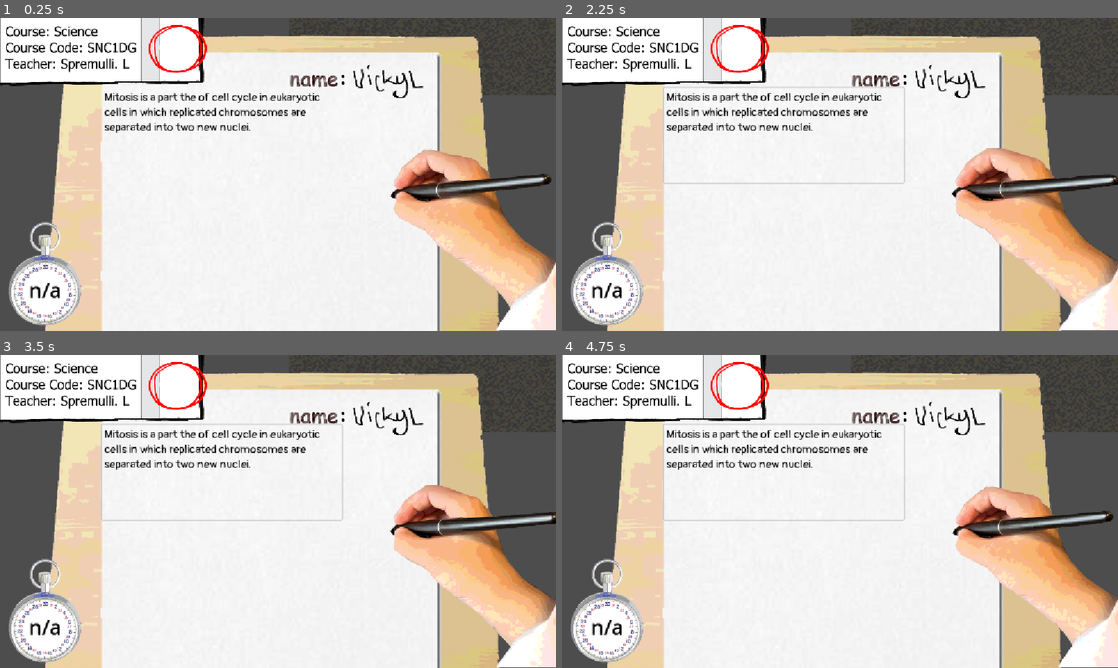
Above: before the commit, frames 1-4 (two rows, left to right).
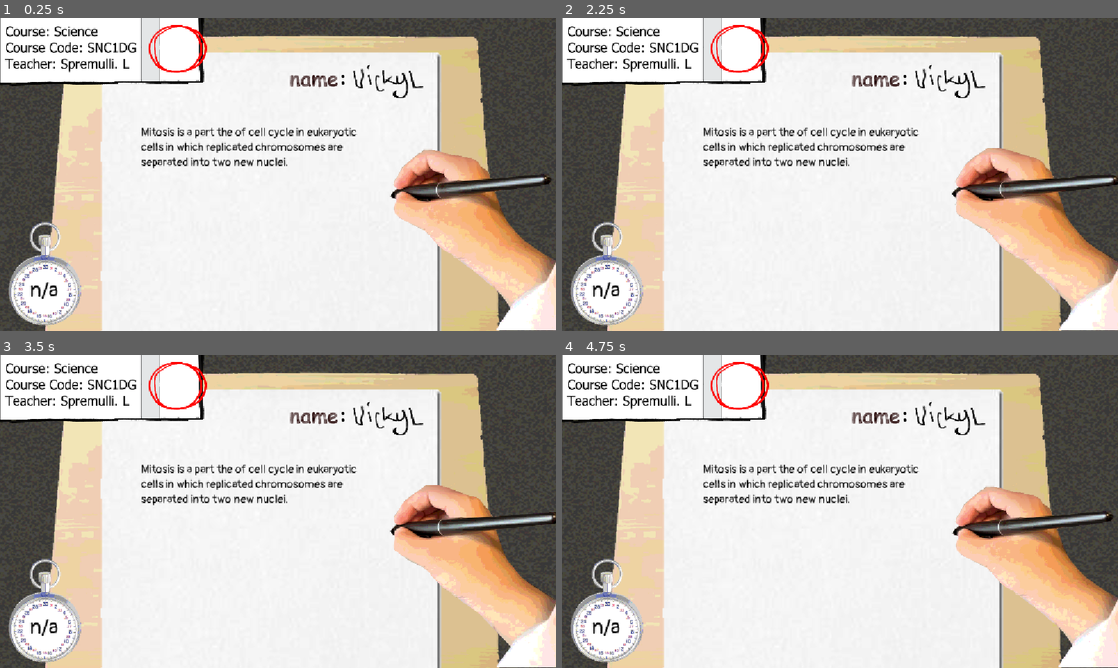
Above: after the commit, the same moments.

Repository: Vick-St3r/haven-keyboard
Game: Godot game, scene res://scenes/main_game.tscn
Two runs of this game, one before a commit and one after it. Both use one fixed random seed, a clock stepped at 60 frames per second and the inputs below.
Inputs (mouse positions are in pixels of both pictures, inside the frame that each line leads up to):
- Up to frame 1 (0.25 s): no input
- Up to frame 2 (2.25 s): move the mouse to (962, 158) at 0.52 s; click (962, 158) at 0.67 s; move the mouse to (728, 190) at 1.27 s; click (728, 190) at 1.42 s; move the mouse to (895, 105) at 2.02 s; click (895, 105) at 2.17 s
- Up to frame 3 (3.5 s): move the mouse to (250, 574) at 2.77 s; click (250, 574) at 2.92 s
- Up to frame 4 (4.75 s): move the mouse to (1006, 558) at 3.52 s; click (1006, 558) at 3.67 s; move the mouse to (673, 464) at 4.27 s; click (673, 464) at 4.42 s

The runs differ from the first frame. In frame 1, 2.9% of the frame differs, in the area x 0-100%, y 0-98%; in frame 2, 3.3%; in frame 3, 3.3%; in frame 4, 3.3%.

Commit message:
poopppp

Diff:
--- a/scenes/main_game.tscn
+++ b/scenes/main_game.tscn
@@ -29,15 +29,18 @@
 }]
 
 [sub_resource type="StyleBoxLine" id="StyleBoxLine_hraha"]
+color = Color(0, 0, 0, 0)
+
+[sub_resource type="StyleBoxTexture" id="StyleBoxTexture_nqdth"]
 
 [node name="main game" type="Node" unique_id=224379156]
 script = ExtResource("1_s3esy")
 
 [node name="bg" type="TextureRect" parent="." unique_id=105246504]
-offset_left = 598.0
-offset_top = -577.0
-offset_right = 2096.0
-offset_bottom = 160.0
+offset_left = -150.0
+offset_top = -38.0
+offset_right = 1348.0
+offset_bottom = 699.0
 texture = ExtResource("2_0rdsr")
 
 [node name="deskpaper" type="TextureRect" parent="." unique_id=837888128]
@@ -53,42 +56,44 @@
 frame = 2
 frame_progress = 0.84375477
 
+[node name="grade" type="TextureRect" parent="." unique_id=618326113]
+offset_right = 1152.0
+offset_bottom = 648.0
+texture = ExtResource("10_nqdth")
+
 [node name="clock" type="Sprite2D" parent="." unique_id=1052357420]
 position = Vector2(93, 529)
 texture = ExtResource("9_2l77h")
 
 [node name="time" type="Label" parent="clock" unique_id=1191286392]
-offset_left = -33.0
-offset_top = 5.0
-offset_right = 34.0
-offset_bottom = 63.0
+offset_left = -31.0
+offset_top = 8.0
+offset_right = 36.0
+offset_bottom = 66.0
 theme_override_colors/font_color = Color(0, 0, 0, 1)
+theme_override_fonts/font = ExtResource("2_72e8q")
 theme_override_font_sizes/font_size = 42
 text = "n/a"
 
-[node name="grade" type="TextureRect" parent="." unique_id=618326113]
-offset_right = 40.0
-offset_bottom = 40.0
-texture = ExtResource("10_nqdth")
-
 [node name="texttype" type="RichTextLabel" parent="." unique_id=2095181091]
-offset_left = 216.0
-offset_top = 149.0
-offset_right = 713.0
-offset_bottom = 346.0
+offset_left = 292.0
+offset_top = 221.0
+offset_right = 789.0
+offset_bottom = 528.0
 theme_override_fonts/normal_font = ExtResource("2_72e8q")
 theme_override_font_sizes/normal_font_size = 24
 bbcode_enabled = true
 
 [node name="TextEdit" type="TextEdit" parent="." unique_id=179861261]
-offset_left = 100.0
-offset_top = 43.0
-offset_right = 660.0
-offset_bottom = 399.0
+offset_left = 176.0
+offset_top = 115.0
+offset_right = 736.0
+offset_bottom = 585.0
 theme_override_colors/font_color = Color(0, 0, 0, 0)
 theme_override_fonts/font = ExtResource("2_72e8q")
 theme_override_font_sizes/font_size = 24
 theme_override_styles/normal = SubResource("StyleBoxLine_hraha")
+theme_override_styles/focus = SubResource("StyleBoxTexture_nqdth")
 wrap_mode = 1
 script = ExtResource("5_70vka")
 
